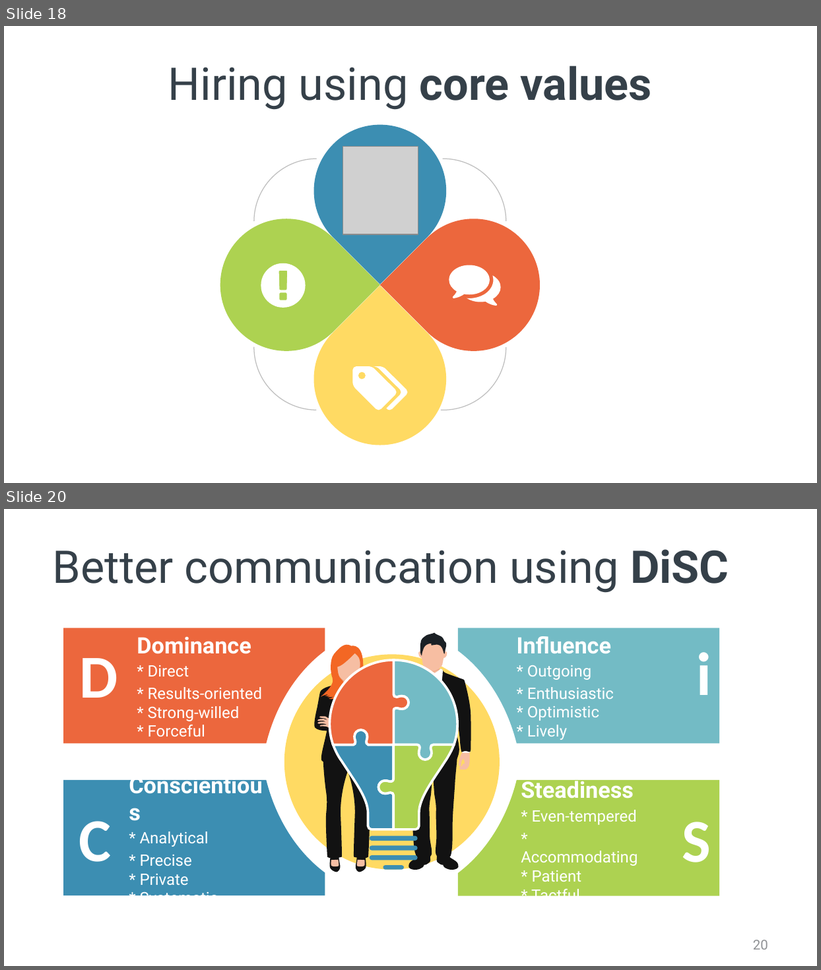
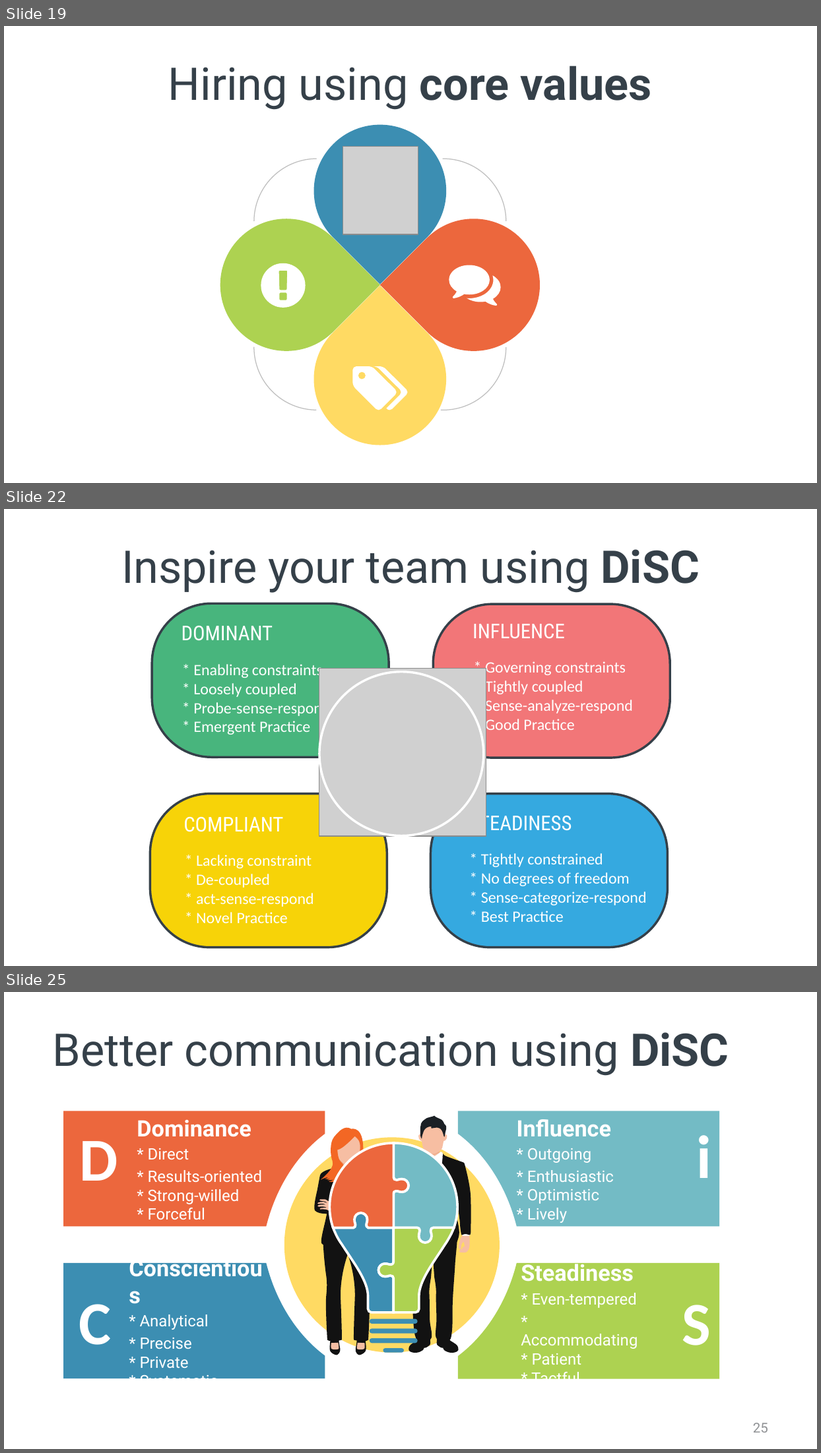
Before and after one commit to spetryjohnson/Talk---Hiring--Firing--and-Inspiring, a slide deck: Hiring, Firing, and Inspiring.pptx. Shown one above the other, each under a label of ours: slides 18 and 20 before the commit, slides 19, 22 and 25 after it; the slides between them are not shown. The pictures are 821x970 and 821x1453 pixels, drawn with LibreOffice and Linux fonts; fonts in the diff are those of the drawing; grey boxes stand for pictures. Boxes give left, top, right and bottom in pixels: in the first picture for what was removed or moved away, otherwise in the second. Text is boxed around its words. In the diff, an @@ line names an element or a change of style, - is before the commit and + after.

```diff
--- a/Hiring, Firing, and Inspiring.pptx
+++ b/Hiring, Firing, and Inspiring.pptx
@@ slide 22 added at (4, 509, 817, 966), background #FFFFFF @@
@@ title added at (121, 549, 700, 593), 40 pt, text #354049 @@
+Inspire your team using DiSC
@@ rounded rectangle added at (152, 603, 389, 757), fill #48B57D, outline #354049 2 pt @@
@@ rounded rectangle added at (433, 604, 670, 758), fill #F27678, outline #354049 2 pt @@
@@ text added at (182, 626, 273, 641), 18 pt, text #FFFFFF @@
+DOMINANT
@@ text added at (473, 624, 565, 638), 18 pt, text #FFFFFF @@
+INFLUENCE
@@ text added at (193, 664, 330, 735), 14 pt, text #FFFFFF @@
+* Enabling constraints
+* Loosely coupled
+* Probe-sense-respond
+* Emergent Practice
@@ text added at (485, 661, 633, 734), 14 pt, text #FFFFFF @@
+* Governing constraints
+* Tightly coupled
+* Sense-analyze-respond
+* Good Practice
@@ picture added at (319, 668, 486, 836) @@
@@ ellipse added at (319, 671, 484, 836), outline #FFFFFF 2 pt @@
@@ rounded rectangle added at (151, 793, 387, 947), fill #F7D308, outline #354049 2 pt @@
@@ rounded rectangle added at (431, 793, 667, 947), fill #35A9E0, outline #354049 2 pt @@
@@ text added at (184, 817, 283, 832), 18 pt, text #FFFFFF @@
+COMPLIANT
@@ text added at (469, 812, 572, 836), 18 pt, text #FFFFFF @@
+STEADINESS
@@ text added at (196, 855, 314, 923), 14 pt, text #FFFFFF @@
+* Lacking constraint
+* De-coupled
+* act-sense-respond
+* Novel Practice
@@ text added at (481, 854, 647, 922), 14 pt, text #FFFFFF @@
+* Tightly constrained
+* No degrees of freedom
+* Sense-categorize-respond
+* Best Practice
@@ what was slide 18 is now slide 19 @@
@@ what was slide 20 is now slide 25 @@
@@ page number at (753, 1423, 768, 1433): text changed @@
-20
+25
```
Also in this commit, not shown: 6 slides changed, 4 other slides added.
